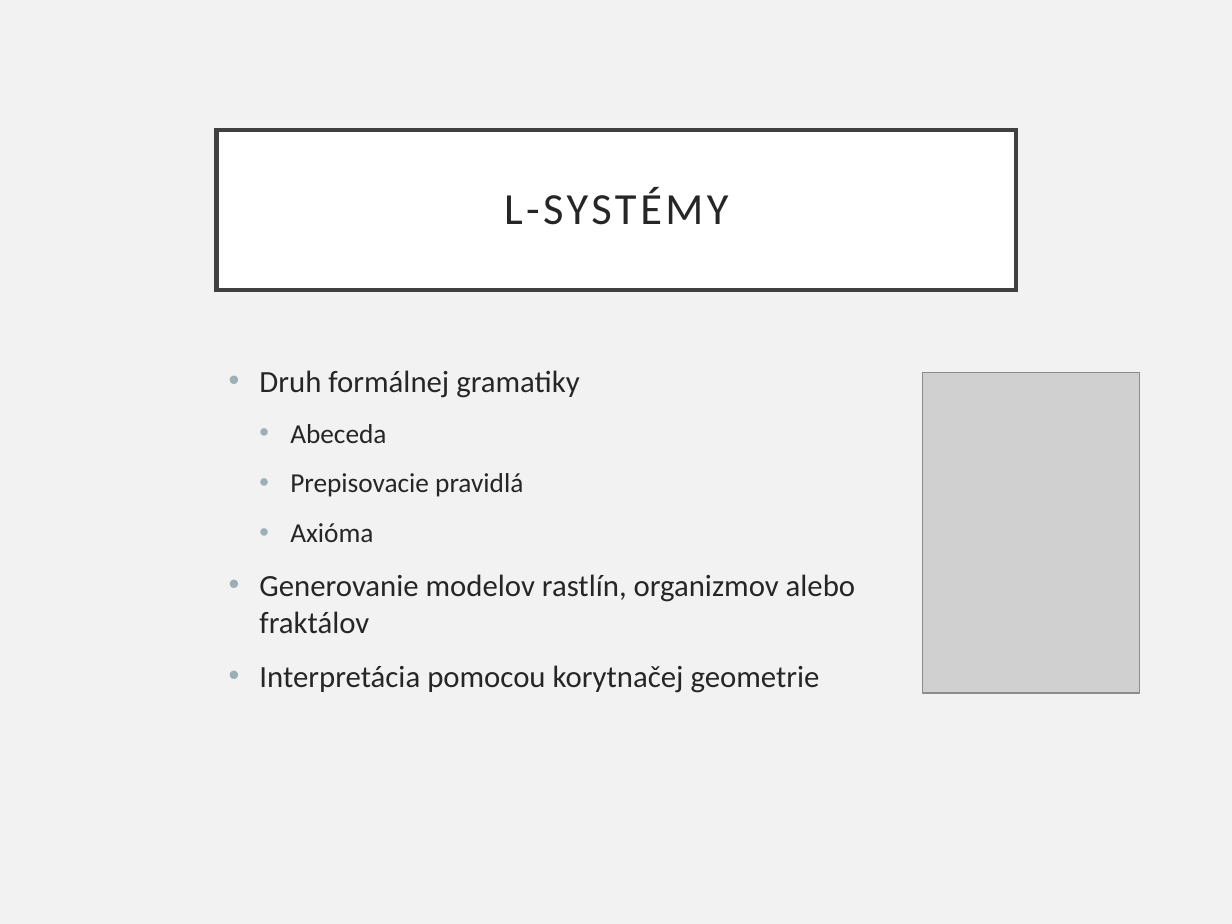
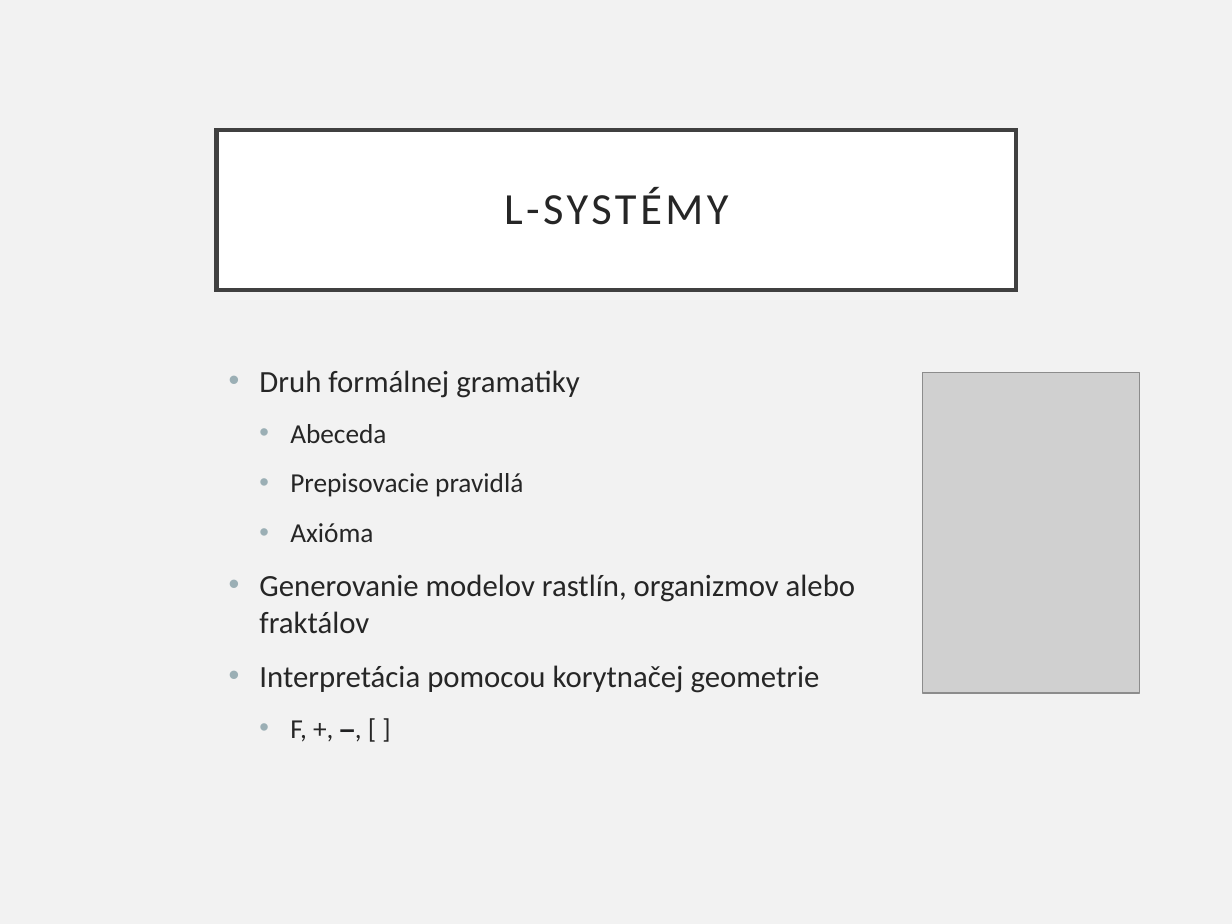
Before and after one commit to NorbertJu/diploma-thesis, a slide deck: slide 3 of literature/L-Sys-Lab_pokrok.pptx. Drawn at 1232x924 pixels with LibreOffice and Linux fonts; fonts in the diff are those of the drawing; grey boxes stand for pictures. Boxes give left, top, right and bottom in pixels: in the first picture for what was removed or moved away, otherwise in the second. Text is boxed around its words. In the diff, an @@ line names an element or a change of style, - is before the commit and + after.

```diff
--- a/literature/L-Sys-Lab_pokrok.pptx
+++ b/literature/L-Sys-Lab_pokrok.pptx
@@ text at [290,720,307,742]: paragraph added @@
+  • F, +, –, [ ]
```
Also in this commit, not shown: 1 other slide changed, 1 slide added, 1 other file.
